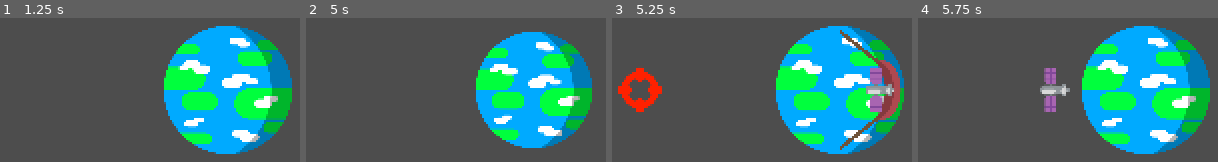
Above: before the commit, frames 1-4 (left to right).
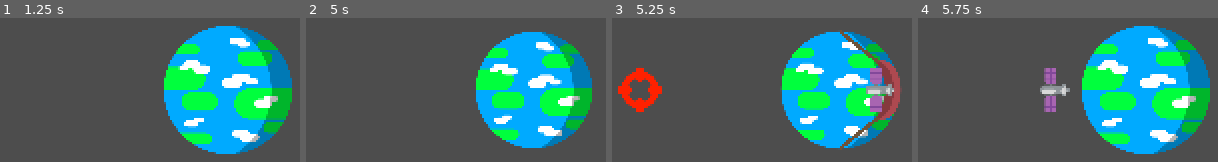
Above: after the commit, the same moments.

Repository: Andreas-R/GmtkJam2025
Game: Godot game, scene res://Scenes/_Slingshot.tscn
The game is run twice, just before and just after one commit, with the same random seed, the same clock (stepped at 60 frames per second) and the same inputs. This scene is started directly instead of the project's main scene.
Inputs (mouse positions are in pixels of both pictures, inside the frame that each line leads up to):
- Up to frame 1 (1.25 s): tap Enter at 0.5 s; click (228, 90) at 0.67 s
- Up to frame 2 (5 s): tap Space at 1.25, 2.75, 4.25 s; move the mouse to (375, 120) at 1.27 s; click (375, 120) at 1.42 s; tap Enter at 2, 3.5 s; move the mouse to (outside the picture) at 2.02 s; click (outside the picture) at 2.17 s; move the mouse to (outside the picture) at 2.77 s; click (outside the picture) at 2.92 s; move the mouse to (outside the picture) at 3.52 s; click (outside the picture) at 3.67 s; move the mouse to (outside the picture) at 4.27 s; click (outside the picture) at 4.42 s
- Up to frame 3 (5.25 s): move the mouse to (879, 90) at 5.02 s; click (879, 90) at 5.17 s
- Up to frame 4 (5.75 s): no input

Frames 1-2 are identical in both runs. In frame 3, 9.2% of the frame differs, in the area x 54-98%, y 5-95%; in frame 4, nothing differs.

Commit message:
more slingshot

Diff:
--- a/gmtkjam2025/Scripts/Earth.gd
+++ b/gmtkjam2025/Scripts/Earth.gd
@@ -3,24 +3,34 @@
 extends Node2D
 
 @onready var sprite: Sprite2D = $Sprite2D
+@onready var slingshot: Slingshot = $Slingshot
 
 var scale_sprite_tween: Tween
 var hovered: bool = false
+var highlighted: bool = false
 
-func on_area_2d_mouse_entered() -> void:
-    hovered = true
+func highlight(highlighted_: bool):
+    if highlighted == highlighted_:
+        return
+
+    highlighted = highlighted_
 
     if scale_sprite_tween != null:
         scale_sprite_tween.kill()
     scale_sprite_tween = create_tween().set_ease(Tween.EASE_IN_OUT)
-    scale_sprite_tween.tween_property(sprite, "scale", Vector2(1.15, 1.15), 0.1)
-    scale_sprite_tween.tween_property(sprite, "scale", Vector2(1.1, 1.1), 0.1)
+
+    if highlighted:
+        scale_sprite_tween.tween_property(sprite, "scale", Vector2(1.15, 1.15), 0.1)
+        scale_sprite_tween.tween_property(sprite, "scale", Vector2(1.1, 1.1), 0.1)
+    else:
+        scale_sprite_tween.tween_property(sprite, "scale", Vector2(0.95, 0.95), 0.1)
+        scale_sprite_tween.tween_property(sprite, "scale", Vector2(1.0, 1.0), 0.1)
+
+func on_area_2d_mouse_entered() -> void:
+    hovered = true
+    if slingshot.state == Slingshot.SlingshotState.IDLE:
+        highlight(true)
 
 func on_area_2d_mouse_exited() -> void:
     hovered = false
-
-    if scale_sprite_tween != null:
-        scale_sprite_tween.kill()
-    scale_sprite_tween = create_tween().set_ease(Tween.EASE_IN_OUT)
-    scale_sprite_tween.tween_property(sprite, "scale", Vector2(0.95, 0.95), 0.1)
-    scale_sprite_tween.tween_property(sprite, "scale", Vector2(1.0, 1.0), 0.1)
+    highlight(false)
--- a/gmtkjam2025/Scripts/Satellite.gd
+++ b/gmtkjam2025/Scripts/Satellite.gd
@@ -3,7 +3,7 @@
 extends Node2D
 
 enum SatelliteState {
-    CHARGING,
+    IDLE,
     TARGETING,
     IN_ORBIT,
 }
@@ -11,14 +11,14 @@
 @export var speed_factor: float = 1.5
 @export var min_speed: float = 100
 
-var state: SatelliteState = SatelliteState.CHARGING
+var state: SatelliteState = SatelliteState.IDLE
 
 var target_pos: Vector2
 var speed: float = 0
 
 func _process(delta: float):
     match state:
-        SatelliteState.CHARGING:
+        SatelliteState.IDLE:
             pass
         SatelliteState.TARGETING:
             var dist := (target_pos - global_position).length()
--- a/gmtkjam2025/Scripts/Slingshot.gd
+++ b/gmtkjam2025/Scripts/Slingshot.gd
@@ -85,6 +85,8 @@
     show_slingshot()
     spawn_satellite()
 
+    earth.highlight(false)
+
 func start_shooting():
     state = SlingshotState.SHOOTING
 
@@ -106,6 +108,9 @@
     hide_slingshot()
     reset_slingshot()
 
+    if earth.hovered:
+        earth.highlight(true)
+
 func _input(event):
     if event is InputEventMouseButton:
         var mouse_event := event as InputEventMouseButton
